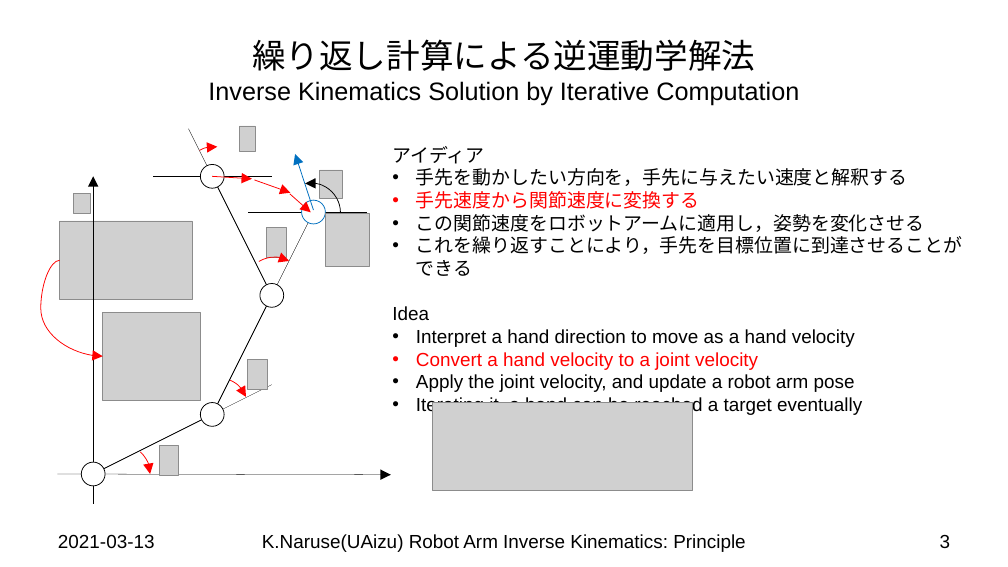
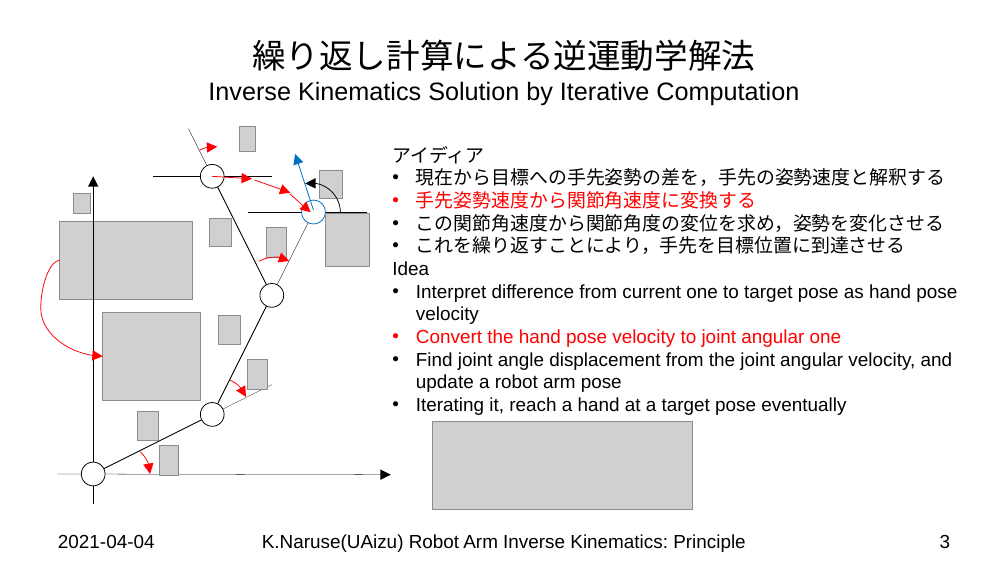
Before and after one commit to keitaronaruse/Naruse-robotics-tutorial, a slide deck: slide 3 of doc/slides/Robot-Arm-Inverse-Kinematics-Principle.pptx. Drawn at 1008x567 pixels with LibreOffice and Linux fonts; fonts in the diff are those of the drawing; grey boxes stand for pictures; background and template pictures are left out. Boxes give left, top, right and bottom in pixels: in the first picture for what was removed or moved away, otherwise in the second. Text is boxed around its words. In the diff, an @@ line names an element or a change of style, - is before the commit and + after.

```diff
--- a/doc/slides/Robot-Arm-Inverse-Kinematics-Principle.pptx
+++ b/doc/slides/Robot-Arm-Inverse-Kinematics-Principle.pptx
@@ text at (416,168,945,254): text changed @@
-• 手先を動かしたい方向を，手先に与えたい速度と解釈する
-• 手先速度から関節速度に変換する
-• この関節速度をロボットアームに適用し，姿勢を変化させる
-• これを繰り返すことにより，手先を目標位置に到達させることができる
+• 現在から目標への手先姿勢の差を，手先の姿勢速度と解釈する
+• 手先姿勢速度から関節角速度に変換する
+• この関節角速度から関節角度の変位を求め，姿勢を変化させる
+• これを繰り返すことにより，手先を目標位置に到達させる
@@ picture added at (209,219,231,247) @@
@@ text at (416,284,957,415): text changed @@
-• Interpret a hand direction to move as a hand velocity
-• Convert a hand velocity to a joint velocity
-• Apply the joint velocity, and update a robot arm pose
-• Iterating it, a hand can be reached a target eventually
+• Interpret difference from current one to target pose as hand pose velocity
+• Convert the hand pose velocity to joint angular one
+• Find joint angle displacement from the joint angular velocity, and update a robot arm pose
+• Iterating it, reach a hand at a target pose eventually
@@ picture added at (219,315,240,344) @@
@@ picture added at (138,411,158,440) @@
@@ picture: place and size @@
-picture at (433,402,693,491)
+picture at (433,422,693,510)
@@ text at (58,534,155,549): text changed @@
-2021-03-13
+2021-04-04
```
Also in this commit, not shown: 5 other slides changed, 2 slides added, 9 other files.
